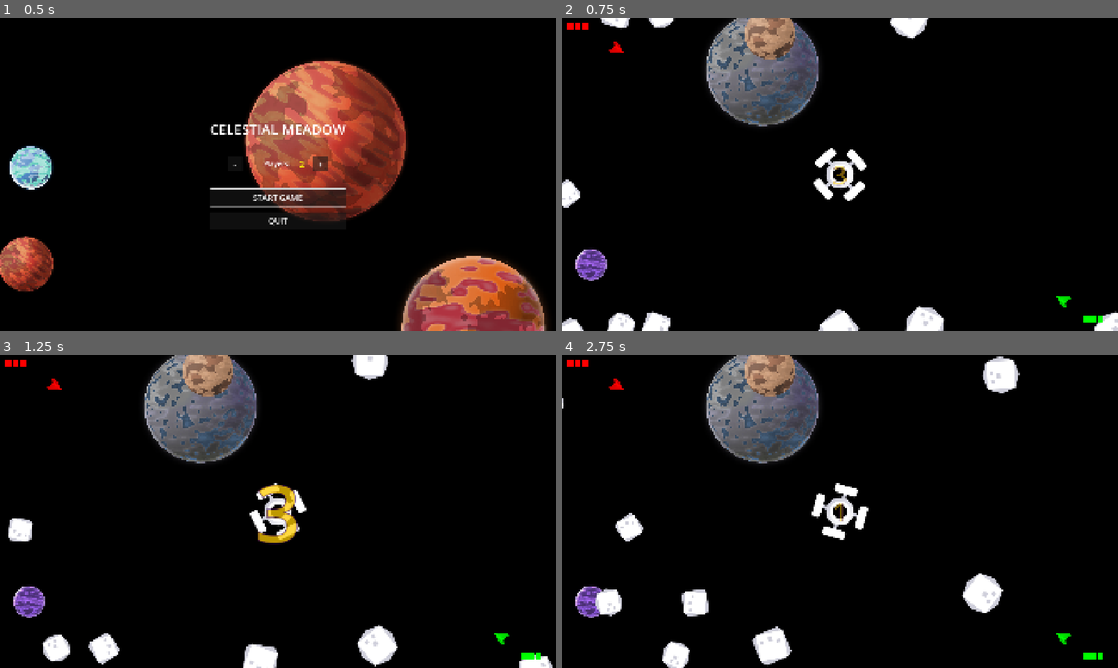
Above: before the commit, frames 1-4 (two rows, left to right).
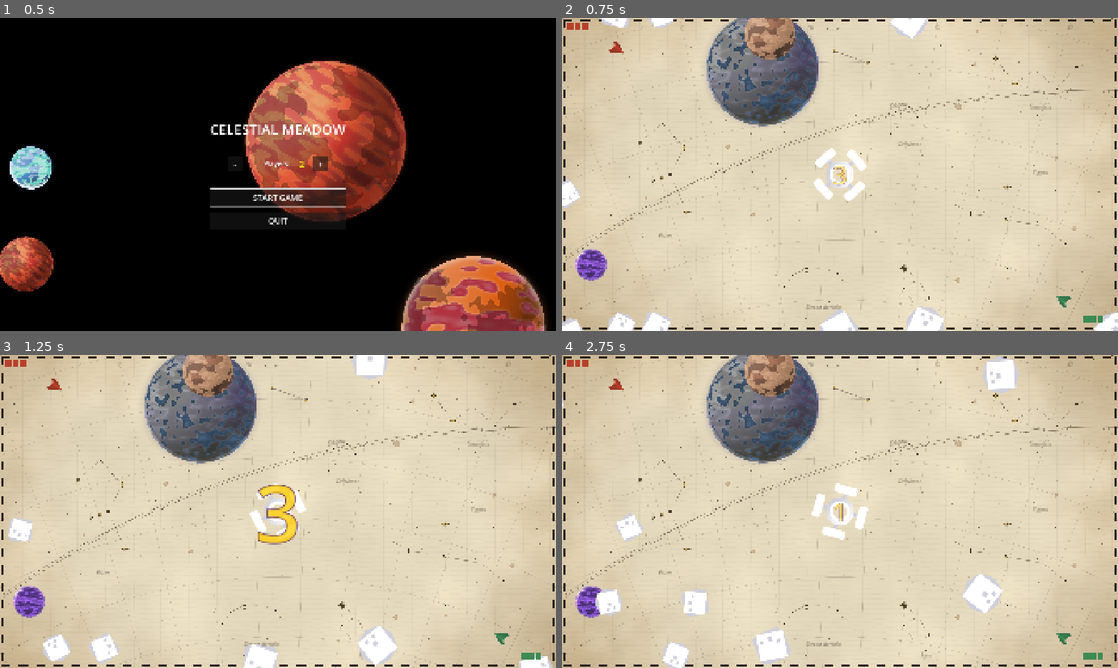
Above: after the commit, the same moments.

Repository: Teeohbee/CelestialMeadow
Game: Godot game, scene res://menu.tscn
Two runs of this game, one before a commit and one after it. Both use one fixed random seed, a clock stepped at 60 frames per second and the inputs below.
Inputs:
- Up to frame 1 (0.5 s): no input
- Up to frame 2 (0.75 s): click "START GAME" at 0.5 s
- Up to frame 3 (1.25 s): no input
- Up to frame 4 (2.75 s): no input

Frame 1 is identical in both runs. In frame 2, 91% of the frame differs, in the area x 0-100%, y 0-100%; in frame 3, 91%; in frame 4, 90%.

Commit message:
feat: star chart background on aged laid paper
Engraved plate drawn once over a parchment shader, following the
conventions of the Hevelius, Doppelmayr and Bode atlases:
- laid paper with chain lines, mottled tone, foxing and browned edges
- conic graticule with hour numerals at the neatline
- graduated ecliptic band
- constellations with dotted figure lines and magnitude-graded star
  symbols, the brightest heightened in gold
- double neatline with an alternating degree scale

Player colours move to hand-tinting pigments. Adds IM Fell English
(OFL) for the engraved lettering.

Diff:
--- a/game_config.gd
+++ b/game_config.gd
@@ -50,14 +50,20 @@
 const END_GAME_CHECK_DELAY: float = 0.5
 const VICTORY_SCREEN_DURATION: float = 3.0
 
-# Player Colors
+# Star Chart Style
+const CHART_INK: Color = Color("#2a2016")
+const CHART_PAPER: Color = Color("#e8dcc0")
+const CHART_GOLD: Color = Color("#c9a13b")
+
+# Player Colors: watercolour pigments used to hand-tint antique plates,
+# pushed a little brighter so six players stay distinct across a room
 const PLAYER_COLORS: Array[Color] = [
-	Color.RED,
-	Color.GREEN,
-	Color.BLUE,
-	Color.YELLOW,
-	Color.MAGENTA,
-	Color.CYAN
+	Color("#b8402a"), # Vermilion
+	Color("#3e8a55"), # Verdigris
+	Color("#2b4fa0"), # Ultramarine
+	Color("#c8932a"), # Ochre
+	Color("#8a3a78"), # Madder
+	Color("#2f8a94")  # Slate teal
 ]
 
 # Player Starting Rotation Adjustments (degrees)
--- a/main.tscn
+++ b/main.tscn
@@ -11,6 +11,7 @@
 [ext_resource type="PackedScene" uid="uid://b8yjq4m7nfx2f" path="res://hud.tscn" id="9_hud"]
 [ext_resource type="PackedScene" uid="uid://cq8r4y5g3mbhp" path="res://powerup.tscn" id="10_powerup"]
 [ext_resource type="PackedScene" uid="uid://countdown123" path="res://countdown.tscn" id="11_countdown"]
+[ext_resource type="PackedScene" path="res://star_chart.tscn" id="12_chart"]
 
 [sub_resource type="Curve2D" id="Curve2D_1lhca"]
 _data = {
@@ -27,6 +28,8 @@
 [node name="Camera2D" type="Camera2D" parent="."]
 offset = Vector2(960, 540)
 script = ExtResource("7_shake")
+
+[node name="StarChart" parent="." instance=ExtResource("12_chart")]
 
 [node name="Planet" parent="." instance=ExtResource("1_kiu5r")]
 
--- /dev/null
+++ b/shaders/chart_paper.gdshader
@@ -0,0 +1,78 @@
+shader_type canvas_item;
+
+// Hand-made laid paper, the kind 17th and 18th century star atlases were
+// printed on: faint laid lines and chain lines from the paper mould, uneven
+// tone, foxing spots and edges browned by age. World space, so it moves with
+// camera shake.
+
+uniform vec4 paper : source_color = vec4(0.91, 0.863, 0.753, 1.0);
+uniform vec4 toning : source_color = vec4(0.62, 0.47, 0.25, 1.0);   // age browning at the edges
+uniform vec4 foxing : source_color = vec4(0.55, 0.36, 0.18, 1.0);
+uniform vec2 size = vec2(2048.0, 1208.0);
+uniform float mottle = 0.06;
+uniform float laid_spacing = 3.5;
+uniform float laid_strength = 0.025;
+uniform float chain_spacing = 96.0;
+uniform float chain_strength = 0.04;
+uniform float edge_toning = 0.42;
+uniform float fox_density = 0.035;
+
+varying vec2 local_pos;
+
+void vertex() {
+	local_pos = VERTEX;
+}
+
+float hash(vec2 p) {
+	return fract(sin(dot(p, vec2(127.1, 311.7))) * 43758.5453);
+}
+
+float value_noise(vec2 p) {
+	vec2 i = floor(p);
+	vec2 f = fract(p);
+	f = f * f * (3.0 - 2.0 * f);
+	return mix(mix(hash(i), hash(i + vec2(1.0, 0.0)), f.x),
+		mix(hash(i + vec2(0.0, 1.0)), hash(i + vec2(1.0, 1.0)), f.x), f.y);
+}
+
+float fbm(vec2 p) {
+	float v = 0.0;
+	float a = 0.5;
+	for (int i = 0; i < 4; i++) {
+		v += a * value_noise(p);
+		p *= 2.03;
+		a *= 0.5;
+	}
+	return v;
+}
+
+void fragment() {
+	vec2 p = local_pos;
+	vec3 col = paper.rgb * (1.0 - mottle + 2.0 * mottle * fbm(p / 180.0));
+
+	// Mould marks: fine laid lines one way, sparse chain lines the other,
+	// both wavering slightly as wire does
+	float laid = abs(fract((p.y + value_noise(p / 40.0) * 2.0) / laid_spacing) - 0.5);
+	col *= 1.0 - laid_strength * smoothstep(0.3, 0.5, laid);
+	float chain = abs(fract((p.x + value_noise(p / 90.0) * 6.0) / chain_spacing) - 0.5) * chain_spacing;
+	col *= 1.0 - chain_strength * (1.0 - smoothstep(0.6, 1.8, chain));
+
+	// Browning towards the edges, irregular like real toning
+	vec2 uv = p / size;
+	float edge = length((uv - 0.5) * vec2(1.0, 0.8)) * 1.5;
+	edge = smoothstep(0.45, 1.05, edge + (fbm(p / 120.0) - 0.5) * 0.25);
+	col = mix(col, col * toning.rgb, edge * edge_toning);
+
+	// Foxing: sparse rusty spots with a darker rim
+	vec2 cell = floor(p / 140.0);
+	if (hash(cell) < fox_density * 4.0) {
+		vec2 centre = (cell + vec2(hash(cell + 1.3), hash(cell + 2.9))) * 140.0;
+		float r = 3.0 + 14.0 * hash(cell + 4.1) * hash(cell + 6.7);
+		float d = length(p - centre) / r + (value_noise(p / 5.0) - 0.5) * 0.5;
+		float spot = 1.0 - smoothstep(0.7, 1.0, d);
+		float rim = spot * smoothstep(0.4, 0.9, d);
+		col = mix(col, col * foxing.rgb, spot * 0.25 + rim * 0.2);
+	}
+
+	COLOR = vec4(col, 1.0);
+}
--- /dev/null
+++ b/star_chart.gd
@@ -0,0 +1,230 @@
+extends Node2D
+
+## The engraved plate printed on the paper: a graticule of right ascension
+## and declination, the graduated ecliptic, constellation figures with
+## magnitude-graded star symbols, and a neatline border with a degree scale.
+## Conventions follow the copperplate atlases of Hevelius (1690),
+## Doppelmayr (1742) and Bode (1801). Drawn once; nothing here animates.
+
+const FIELD_STAR_COUNT: int = 260
+const FIELD_STAR_SEED: int = 1690
+
+# Constellations in screen fractions. Each star is [x, y, magnitude];
+# lines join star indices. Shapes follow the real asterisms, loosely placed.
+const CONSTELLATIONS: Array = [
+	{
+		"name": "Ursa Major", "label": Vector2(0.43, 0.215),
+		"stars": [[0.29, 0.10, 2], [0.29, 0.175, 2], [0.36, 0.19, 2], [0.37, 0.13, 3], [0.43, 0.115, 2], [0.49, 0.105, 2], [0.55, 0.145, 2]],
+		"lines": [[0, 1], [1, 2], [2, 3], [3, 0], [3, 4], [4, 5], [5, 6]],
+	},
+	{
+		"name": "Orion", "label": Vector2(0.185, 0.70),
+		"stars": [[0.14, 0.40, 1], [0.22, 0.415, 2], [0.165, 0.52, 2], [0.18, 0.51, 2], [0.195, 0.50, 2], [0.15, 0.63, 3], [0.225, 0.62, 1], [0.18, 0.335, 4]],
+		"lines": [[0, 7], [7, 1], [0, 2], [1, 4], [2, 3], [3, 4], [2, 5], [4, 6]],
+	},
+	{
+		"name": "Lyra", "label": Vector2(0.655, 0.965),
+		"stars": [[0.615, 0.80, 1], [0.64, 0.835, 4], [0.66, 0.895, 3], [0.635, 0.92, 3], [0.615, 0.865, 4]],
+		"lines": [[0, 1], [1, 2], [2, 3], [3, 4], [4, 1]],
+	},
+	{
+		"name": "Cygnus", "label": Vector2(0.86, 0.50),
+		"stars": [[0.80, 0.54, 1], [0.80, 0.645, 2], [0.80, 0.80, 3], [0.735, 0.625, 3], [0.865, 0.665, 3], [0.70, 0.59, 4], [0.905, 0.72, 4]],
+		"lines": [[0, 1], [1, 2], [3, 1], [1, 4], [5, 3], [4, 6]],
+	},
+	{
+		"name": "Cassiopeia", "label": Vector2(0.86, 0.29),
+		"stars": [[0.78, 0.13, 2], [0.815, 0.21, 2], [0.85, 0.165, 3], [0.89, 0.225, 3], [0.925, 0.155, 3]],
+		"lines": [[0, 1], [1, 2], [2, 3], [3, 4]],
+	},
+	{
+		"name": "Corona Borealis", "label": Vector2(0.47, 0.93),
+		"stars": [[0.40, 0.86, 4], [0.415, 0.82, 4], [0.44, 0.80, 2], [0.47, 0.80, 4], [0.495, 0.815, 4], [0.51, 0.85, 4]],
+		"lines": [[0, 1], [1, 2], [2, 3], [3, 4], [4, 5]],
+	},
+	{
+		"name": "Delphinus", "label": Vector2(0.625, 0.41),
+		"stars": [[0.60, 0.30, 3], [0.625, 0.285, 3], [0.64, 0.315, 4], [0.615, 0.33, 4], [0.59, 0.37, 4]],
+		"lines": [[0, 1], [1, 2], [2, 3], [3, 0], [3, 4]],
+	},
+]
+
+var ink: Color = GameConfig.CHART_INK
+var gold: Color = GameConfig.CHART_GOLD
+var font: Font = preload("res://fonts/IMFellEnglish-Italic.ttf")
+var size: Vector2
+
+func _ready():
+	size = get_viewport_rect().size
+	queue_redraw()
+
+func _draw():
+	_draw_graticule()
+	_draw_ecliptic()
+	_draw_field_stars()
+	for constellation in CONSTELLATIONS:
+		_draw_constellation(constellation)
+	_draw_neatline()
+
+# Parallels of declination and hour circles for a pole far below the plate,
+# as on a conic chart section
+func _draw_graticule():
+	var pole = Vector2(size.x * 0.5, size.y * 2.4)
+	var line = Color(ink, 0.16)
+	var r = size.y * 1.5
+	while r < size.y * 3.5:
+		draw_arc(pole, r, -PI * 0.5 - 0.6, -PI * 0.5 + 0.6, 128, line, 1.0, true)
+		r += size.y * 0.19
+	var a = -0.55
+	while a <= 0.56:
+		var dir = Vector2.from_angle(-PI * 0.5 + a)
+		draw_line(pole + dir * size.y * 1.3, pole + dir * size.y * 3.6, line, 1.0, true)
+		a += 0.085
+	_draw_hour_numerals(pole)
+
+func _draw_hour_numerals(pole: Vector2):
+	var numerals = ["I", "II", "III", "IV", "V", "VI", "VII", "VIII", "IX", "X", "XI", "XII", "XIII"]
+	var i = 0
+	var a = -0.55
+	while a <= 0.56:
+		var dir = Vector2.from_angle(-PI * 0.5 + a)
+		# Where this hour circle meets the top inner neatline
+		var t = (pole.y - 30.0) / -dir.y
+		var x = pole.x + dir.x * t
+		if x > 40.0 and x < size.x - 40.0 and i % 2 == 0:
+			draw_string(font, Vector2(x - 20.0, 38.0), numerals[i], HORIZONTAL_ALIGNMENT_CENTER, 40.0, 15, Color(ink, 0.55))
+		i += 1
+		a += 0.085
+
+# The ecliptic as a narrow graduated band crossing the plate obliquely,
+# ticked every degree with longer marks every fifth and tenth
+func _draw_ecliptic():
+	var a = Vector2(-120.0, size.y * 0.86)
+	var b = Vector2(size.x + 120.0, size.y * 0.24)
+	var radius = 3200.0
+	var mid = (a + b) * 0.5
+	var half = a.distance_to(b) * 0.5
+	var normal = (b - a).normalized().orthogonal()
+	# Centre below the chord so the band bows up across the plate
+	var centre = mid - normal * sqrt(radius * radius - half * half)
+	var start = (a - centre).angle()
+	var end = start + wrapf((b - centre).angle() - start, -PI, PI)
+	if end < start:
+		var swap = start
+		start = end
+		end = swap
+	var band = 9.0
+	var line = Color(ink, 0.45)
+	draw_arc(centre, radius - band * 0.5, start, end, 256, line, 1.2, true)
+	draw_arc(centre, radius + band * 0.5, start, end, 256, line, 1.2, true)
+	var step = 9.0 / radius
+	var n = 0
+	var t = start
+	while t < end:
+		var dir = Vector2.from_angle(t)
+		var len = band if n % 5 == 0 else band * 0.5
+		var inner = centre + dir * (radius - band * 0.5)
+		if n % 2 == 0 or n % 5 == 0:
+			draw_line(inner, inner + dir * len, line, 1.0, true)
+		n += 1
+		t += step
+	var label_t = lerp(start, end, 0.62)
+	var label_pos = centre + Vector2.from_angle(label_t) * (radius + band + 6.0)
+	draw_set_transform(label_pos, label_t + PI * 0.5)
+	draw_string(font, Vector2(-60.0, -4.0), "Ecliptica", HORIZONTAL_ALIGNMENT_CENTER, 120.0, 20, Color(ink, 0.55))
+	draw_set_transform(Vector2.ZERO)
+
+func _draw_field_stars():
+	var rng = RandomNumberGenerator.new()
+	rng.seed = FIELD_STAR_SEED
+	for i in FIELD_STAR_COUNT:
+		var p = Vector2(rng.randf() * size.x, rng.randf() * size.y)
+		var roll = rng.randf()
+		var magnitude = 6 if roll < 0.62 else (5 if roll < 0.92 else 4)
+		_draw_star(p, magnitude, 0.75)
+
+func _draw_constellation(constellation: Dictionary):
+	var points: Array[Vector2] = []
+	for star in constellation.stars:
+		points.append(Vector2(star[0], star[1]) * size)
+	for pair in constellation.lines:
+		_draw_dotted(points[pair[0]], points[pair[1]], Color(ink, 0.4))
+	for i in points.size():
+		_draw_star(points[i], constellation.stars[i][2], 1.0)
+	var label = constellation.label * size
+	draw_string(font, label - Vector2(150.0, 0.0), constellation.name, HORIZONTAL_ALIGNMENT_CENTER, 300.0, 22, Color(ink, 0.5))
+
+# Figures in the later atlases are joined by dotted lines that stop short of
+# each star so the symbol stays clean
+func _draw_dotted(from: Vector2, to: Vector2, color: Color):
+	var length = from.distance_to(to)
+	var dir = (to - from) / length
+	var d = 12.0
+	while d < length - 12.0:
+		draw_circle(from + dir * d, 1.1, color, true, -1.0, true)
+		d += 6.0
+
+# Magnitude classes as the engravers drew them: the brightest are many-rayed
+# stars heightened in gold, fading to plain dots for the sixth magnitude
+func _draw_star(p: Vector2, magnitude: int, fade: float):
+	var colour = Color(ink, 0.85 * fade)
+	match magnitude:
+		1:
+			var pts = _star_points(p, 8, 13.0, 8.0, 3.2)
+			draw_colored_polygon(pts, gold)
+			pts.append(pts[0])
+			draw_polyline(pts, colour, 1.2, true)
+			draw_circle(p, 2.2, colour, true, -1.0, true)
+		2:
+			var pts = _star_points(p, 8, 9.0, 6.0, 2.4)
+			draw_colored_polygon(pts, gold)
+			pts.append(pts[0])
+			draw_polyline(pts, colour, 1.0, true)
+		3:
+			draw_colored_polygon(_star_points(p, 6, 6.5, 6.5, 1.9), colour)
+		4:
+			draw_colored_polygon(_star_points(p, 5, 4.5, 4.5, 1.5), colour)
+		5:
+			draw_circle(p, 1.6, colour, true, -1.0, true)
+		_:
+			draw_circle(p, 1.0, Color(colour, colour.a * 0.8), true, -1.0, true)
+
+# Rays alternate between a long and a short length, as in engraved symbols
+func _star_points(p: Vector2, rays: int, long_ray: float, short_ray: float, inner: float) -> PackedVector2Array:
+	var pts = PackedVector2Array()
+	for i in rays * 2:
+		var a = -PI * 0.5 + i * PI / rays
+		var r = inner
+		if i % 2 == 0:
+			r = long_ray if (i / 2) % 2 == 0 else short_ray
+		pts.append(p + Vector2.from_angle(a) * r)
+	return pts
+
+# Double-ruled border with a degree scale of alternating filled bars between
+# the rules
+func _draw_neatline():
+	var outer = Rect2(Vector2(6.0, 6.0), size - Vector2(12.0, 12.0))
+	var inner = outer.grow(-10.0)
+	draw_rect(outer, ink, false, 2.4, true)
+	draw_rect(inner, ink, false, 1.0, true)
+	var scale_rect = outer.grow(-5.0)
+	draw_rect(scale_rect, Color(ink, 0.6), false, 0.8, true)
+	var bar = 30.0
+	var x = outer.position.x
+	var i = 0
+	while x < outer.end.x:
+		if i % 2 == 0:
+			var w = min(bar, outer.end.x - x)
+			draw_rect(Rect2(x, outer.position.y, w, 5.0), ink)
+			draw_rect(Rect2(x, scale_rect.end.y, w, 5.0), ink)
+		x += bar
+		i += 1
+	var y = outer.position.y
+	i = 0
+	while y < outer.end.y:
+		if i % 2 == 0:
+			var h = min(bar, outer.end.y - y)
+			draw_rect(Rect2(outer.position.x, y, 5.0, h), ink)
+			draw_rect(Rect2(scale_rect.end.x, y, 5.0, h), ink)
+		y += bar
+		i += 1
--- /dev/null
+++ b/star_chart.tscn
@@ -0,0 +1,21 @@
+[gd_scene load_steps=4 format=3]
+
+[ext_resource type="Shader" path="res://shaders/chart_paper.gdshader" id="1_paper"]
+[ext_resource type="Script" path="res://star_chart.gd" id="2_chart"]
+
+[sub_resource type="ShaderMaterial" id="ShaderMaterial_paper"]
+shader = ExtResource("1_paper")
+
+[node name="StarChart" type="Node2D"]
+z_index = -10
+
+[node name="Paper" type="ColorRect" parent="."]
+material = SubResource("ShaderMaterial_paper")
+offset_left = -64.0
+offset_top = -64.0
+offset_right = 1984.0
+offset_bottom = 1144.0
+mouse_filter = 2
+
+[node name="Plate" type="Node2D" parent="."]
+script = ExtResource("2_chart")
Binary file added: fonts/IMFellEnglish-Italic.ttf
Not shown, added: fonts/IMFellEnglish-Italic.ttf.import
Binary file added: fonts/IMFellEnglish-Regular.ttf
Not shown, added: fonts/IMFellEnglish-Regular.ttf.import
Not shown, added: fonts/OFL.txt
Not shown: 1 places in main.tscn that only renumber resources
Not shown, added: shaders/chart_paper.gdshader.uid
Not shown, added: star_chart.gd.uid
